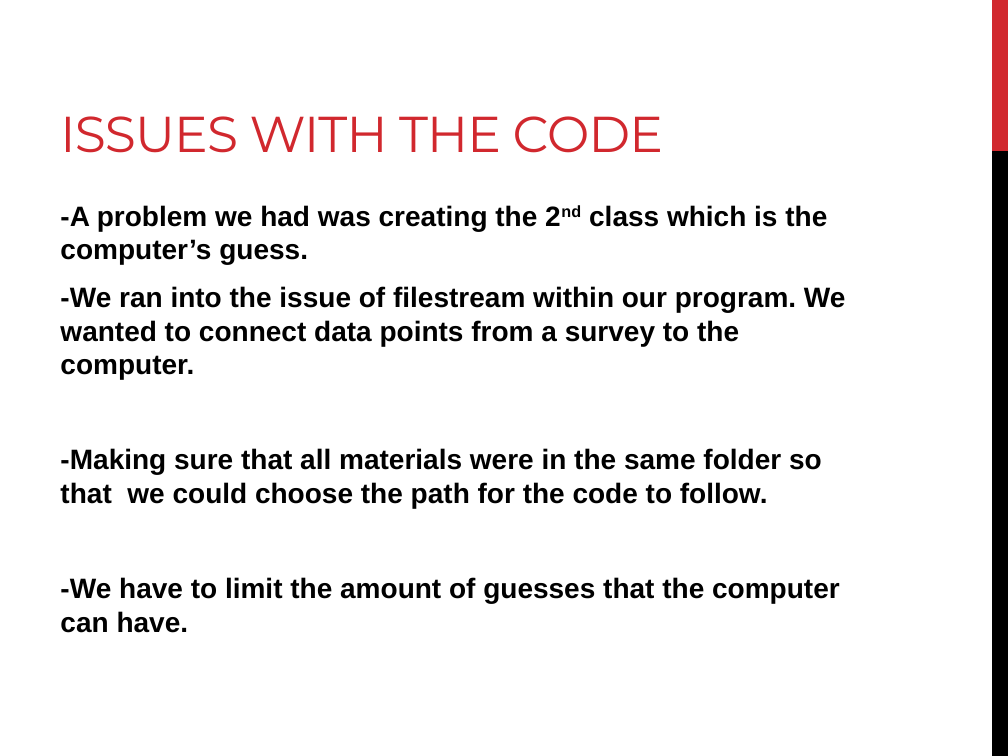
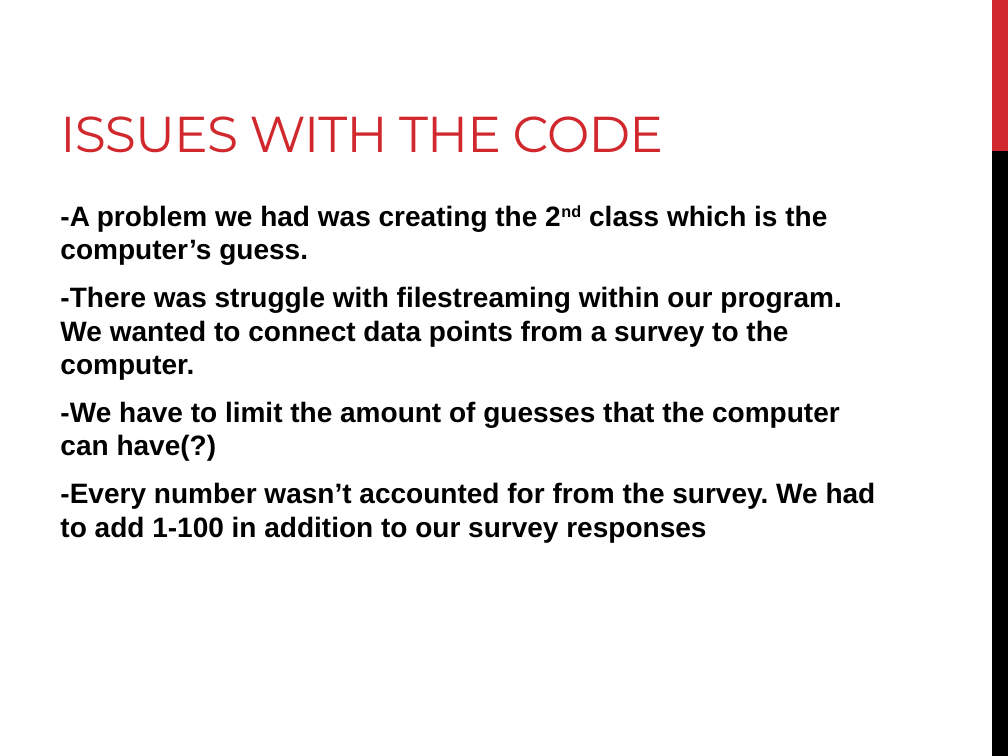
Before and after one commit to pnbrown/Number-Guesser, a slide deck: slide 13 of Presentation For Final Project C++ CIS27.pptx (slide 10 before the commit). Drawn at 1008x756 pixels with LibreOffice and Linux fonts; fonts in the diff are those of the drawing. Boxes give left, top, right and bottom in pixels: in the first picture for what was removed or moved away, otherwise in the second. Text is boxed around its words. In the diff, an @@ line names an element or a change of style, - is before the commit and + after.

```diff
--- a/Presentation For Final Project C++ CIS27.pptx
+++ b/Presentation For Final Project C++ CIS27.pptx
@@ text at bbox=[60, 286, 876, 542]: text changed @@
--We ran into the issue of filestream within our program. We wanted to connect data points from a survey to the computer.
--Making sure that all materials were in the same folder so that we could choose the path for the code to follow.
--We have to limit the amount of guesses that the computer can have.
+-There was struggle with filestreaming within our program. We wanted to connect data points from a survey to the computer.
+-We have to limit the amount of guesses that the computer can have(?)
+-Every number wasn’t accounted for from the survey. We had to add 1-100 in addition to our survey responses
```
Also in this commit, not shown: 2 other slides changed, 1 slide removed.
